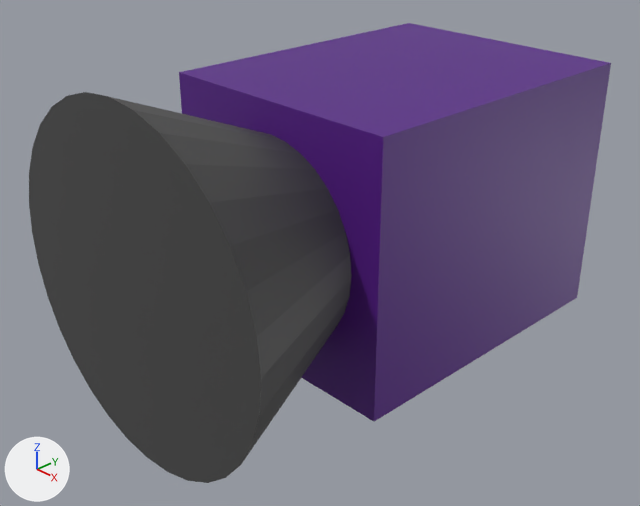
One commit to the Blender file models/simple_camera.blend: the scene before it, then after it.
Both versions are drawn from a 50 mm camera at (0.1711, -0.1018, 0.1055) aimed at (-0.0006, 0.0615, -0.0102). Arrows for +X, +Y and +Z are at lower left; the lights stay in place.

Script lines for the objects in view, before the commit:
```python
me_cone = bpy.data.meshes.new('Cone')
me_cone.from_pydata(...)  # a 32-sided cone pointing to +z spanning x -1.0..1.0, y -1.0..1.0, z -0.06..1.94
me_cone.materials.append(mat_material_002)  # dark grey #494949
me_cube_001 = bpy.data.meshes.new('Cube.001')
me_cube_001.from_pydata(...)  # a box spanning x -1.0..1.0, y -1.0..1.0, z -1.0..1.0
me_cube_001.materials.append(mat_material_001)  # purple #591c8b
ob_cone = bpy.data.objects.new('Cone', me_cone)
ob_cone.location = (0.0, 0.0, 0.0004)
ob_cone.rotation_euler = (-1.571, 0.0, 0.0)  # degrees (-90, 0, 0)
ob_cone.scale = (0.05, 0.05, 0.06)
ob_cube = bpy.data.objects.new('Cube', me_cube_001)
ob_cube.location = (0.0, 0.0929, 0.0)
ob_cube.scale = (0.04, 0.05, 0.04)
```
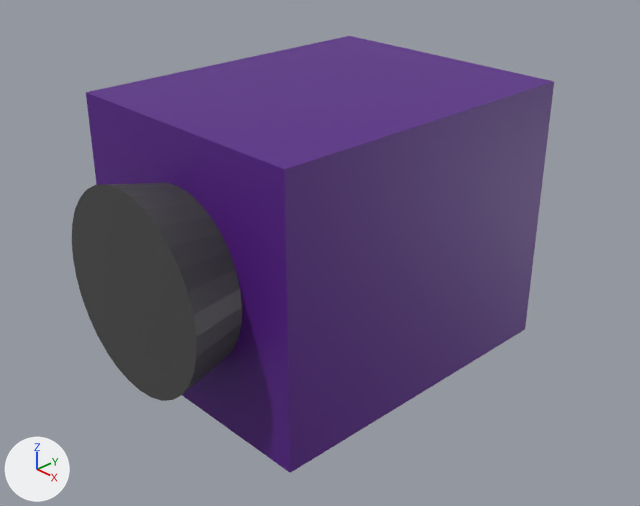
What changed in the scene script:
```text
Change ob_cone:
    ob_cone.scale: (0.05, 0.05, 0.06) -> (0.0273, 0.0282, 0.06)
Change ob_cube:
    ob_cube.location: (0.0, 0.0929, 0.0) -> (0.0, 0.0627, 0.0)
```

Pixel boxes (x1, y1, x2, y2) of what changed, in the pictures (640 x 506 px):
'Cube', moved: before (179, 23, 611, 421); after (86, 36, 554, 473)
'Cone', rescaled: before (29, 92, 351, 483); after (72, 183, 242, 401)
